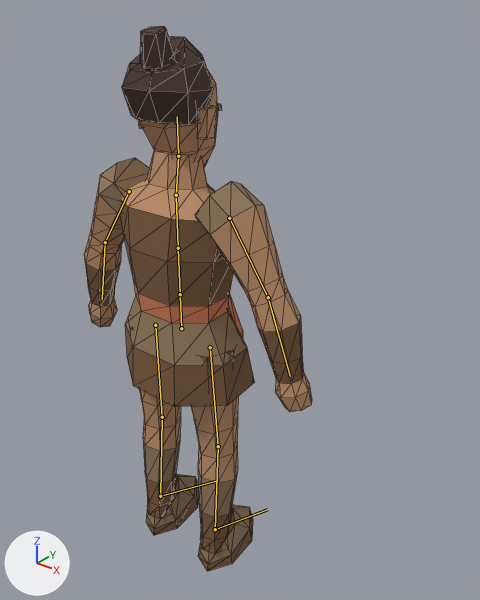
The glTF model assets/models/characters/tribesman_base.glb, before and after one commit.
Before and after are seen from a 50 mm camera at (1.44, -1.47, 2.07) aimed at (0.09, 0.22, 1.02). Lighting does not change. The marker at lower left points along +X, +Y and +Z. The older version comes first. The bones that change, and the others that lie on the model, are drawn over the model as lines. Mesh edges are drawn as thin lines.

Objects in the first picture: 'TribesmanMesh'.
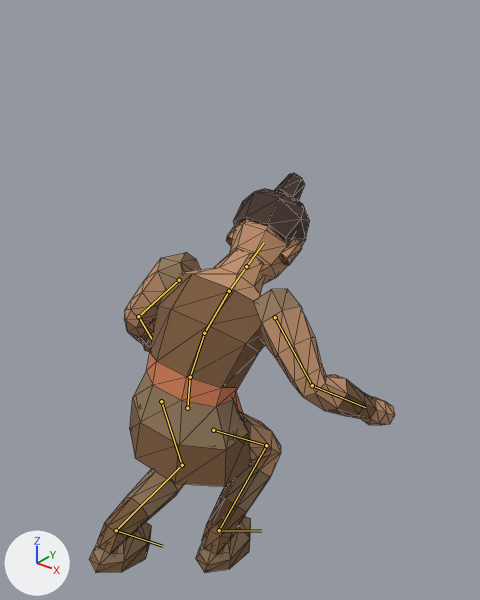
The newer file adds an action. The first version stands in its rest pose; the second is drawn at frame 8 of the action 'Wounded-loop'.

Pixel boxes [x1, y1, x2, y2] of what changed, in the pictures (480 x 600 px):
'TribesmanMesh', posed (34% wider, 27% shorter): before [84, 26, 312, 571]; after [89, 173, 395, 573]
bone 'Hips', root to tip: before (181, 328) to (180, 294); after (187, 408) to (190, 377)
bone 'Spine', root to tip: before (180, 294) to (178, 248); after (190, 377) to (204, 333)
bone 'Chest', root to tip: before (178, 248) to (176, 195); after (204, 333) to (229, 291)
bone 'Head', root to tip: before (178, 156) to (177, 116); after (246, 266) to (263, 243)
bone 'UpperArm.L', root to tip: before (229, 218) to (268, 297); after (275, 317) to (312, 385)
bone 'LowerArm.L', root to tip: before (268, 297) to (290, 376); after (312, 385) to (365, 407)
bone 'UpperArm.R', root to tip: before (129, 191) to (105, 242); after (179, 280) to (138, 316)
bone 'LowerArm.R', root to tip: before (105, 242) to (102, 299); after (138, 316) to (151, 338)
bone 'UpperLeg.L', root to tip: before (210, 347) to (218, 446); after (213, 430) to (266, 445)
bone 'LowerLeg.L', root to tip: before (218, 446) to (215, 529); after (266, 445) to (219, 530)
bone 'Foot.L', root to tip: before (215, 529) to (267, 509); after (219, 530) to (261, 531)
bone 'UpperLeg.R', root to tip: before (155, 325) to (162, 417); after (161, 401) to (182, 465)
bone 'LowerLeg.R', root to tip: before (162, 417) to (160, 496); after (182, 465) to (116, 530)
bone 'Foot.R', root to tip: before (160, 496) to (216, 481); after (116, 530) to (162, 546)

What the commit changed:
Bone 'Hips' (bone_hips) moves from (0.0, 0.0, 0.0) to (0.012, -0.33, 0.0).
Bone 'Hips' (bone_hips) turns from (0, 0, 0) to (-7, 0, -2) degrees about its own x, y and z.
Bone 'Spine' (bone_spine) turns from (0, 0, 0) to (-21, 0, 0) degrees about its own x, y and z.
Bone 'Chest' (bone_chest) turns from (0, 0, 0) to (-22, 3, 0) degrees about its own x, y and z.
Bone 'Head' (bone_head) turns from (0, 0, 0) to (-9, 0, 0) degrees about its own x, y and z.
Bone 'UpperArm.L' (bone_upperarm_l) turns from (0, 0, 0) to (31, 28, 12) degrees about its own x, y and z.
Bone 'LowerArm.L' (bone_lowerarm_l) turns from (0, 0, 0) to (54, 7, 19) degrees about its own x, y and z.
Bone 'UpperArm.R' (bone_upperarm_r) turns from (0, 0, 0) to (28, -14, -14) degrees about its own x, y and z.
Bone 'LowerArm.R' (bone_lowerarm_r) turns from (0, 0, 0) to (46, -7, -16) degrees about its own x, y and z.
Bone 'UpperLeg.L' (bone_upperleg_l) turns from (0, 0, 0) to (55, 1, 2) degrees about its own x, y and z.
Bone 'LowerLeg.L' (bone_lowerleg_l) turns from (0, 0, 0) to (-95, -1, 0) degrees about its own x, y and z.
Bone 'Foot.L' (bone_foot_l) turns from (0, 0, 0) to (32, 0, 0) degrees about its own x, y and z.
Bone 'UpperLeg.R' (bone_upperleg_r) turns from (0, 0, 0) to (22, -1, -1) degrees about its own x, y and z.
Bone 'LowerLeg.R' (bone_lowerleg_r) turns from (0, 0, 0) to (-87, 1, 0) degrees about its own x, y and z.
Bone 'Foot.R' (bone_foot_r) turns from (0, 0, 0) to (47, 0, 0) degrees about its own x, y and z.
